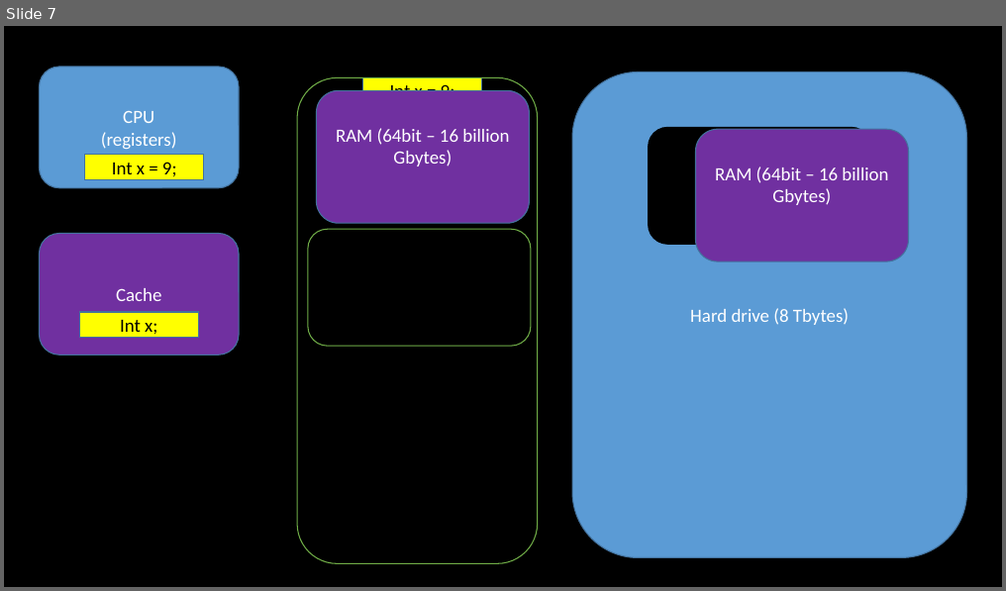
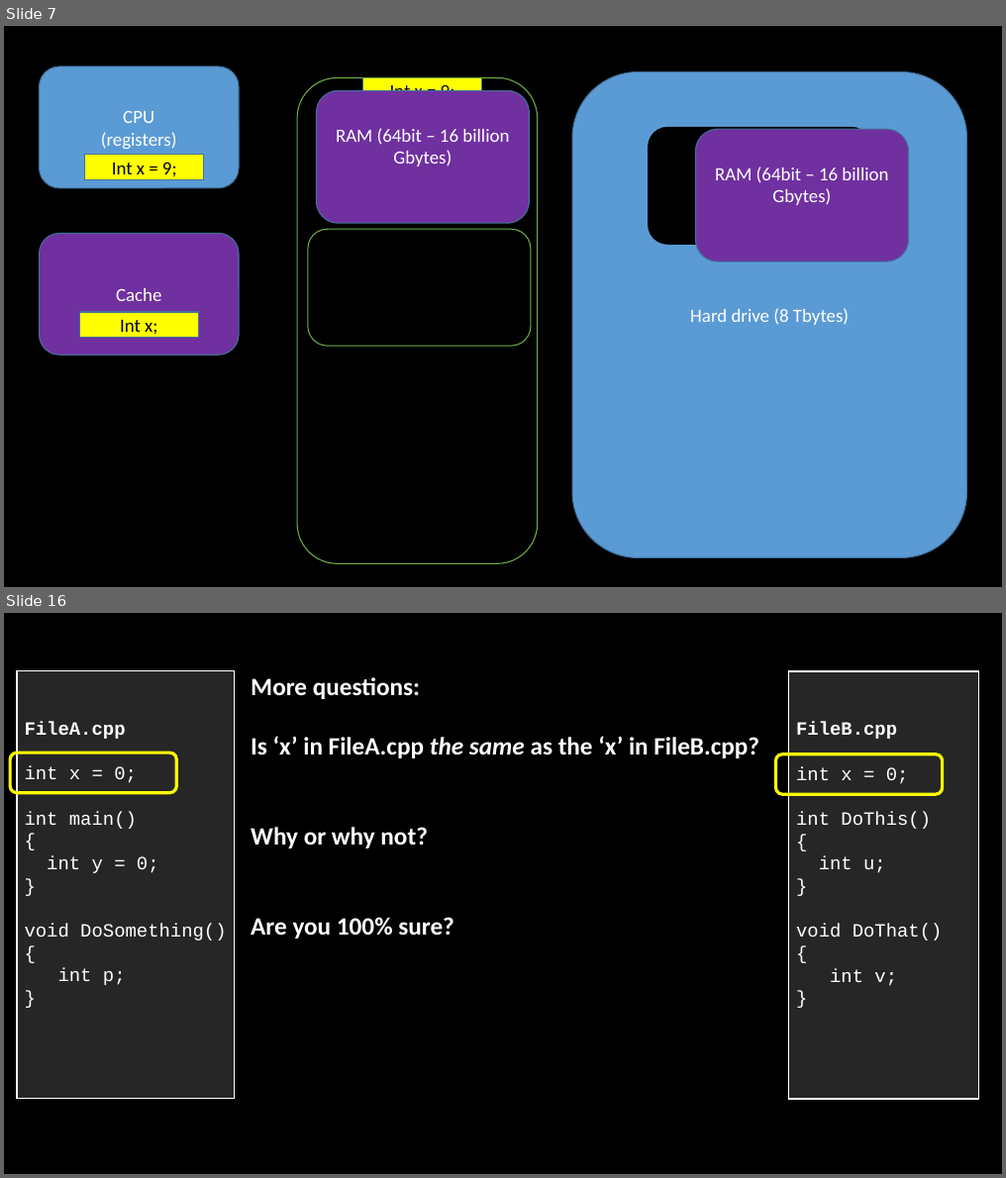
Before and after one commit to Valpz1130/1156_W2021, a slide deck: Day to Day/W05-6 (February 16+18)/W06_Functions_Methods_passing_returning.pptx. Shown one above the other, each under a label of ours: slide 7 before the commit, slides 7 and 16 after it; the slides between them are not shown. The pictures are 1006x591 and 1006x1178 pixels, drawn with LibreOffice and Linux fonts; fonts in the diff are those of the drawing. Boxes give left, top, right and bottom in pixels: in the first picture for what was removed or moved away, otherwise in the second. Text is boxed around its words. In the diff, an @@ line names an element or a change of style, - is before the commit and + after.

```diff
--- a/Day to Day/W05-6 (February 16+18)/W06_Functions_Methods_passing_returning.pptx
+++ b/Day to Day/W05-6 (February 16+18)/W06_Functions_Methods_passing_returning.pptx
@@ slide 16 added at (4, 613, 1002, 1174), background #000000 @@
@@ rectangle added at (17, 671, 234, 1099), fill #262626, outline #FFFFFF 1.5 pt, 18 pt, text #FFFFFF @@
+FileA.cpp
+int x = 0;
+int main()
+{
+int y = 0;
+}
+void DoSomething()
+{
+int p;
+}
@@ rectangle added at (788, 671, 979, 1099), fill #262626, outline #FFFFFF 1.5 pt, 18 pt, text #FFFFFF @@
+FileB.cpp
+int x = 0;
+int DoThis()
+{
+int u;
+}
+void DoThat()
+{
+int v;
+}
@@ text added at (251, 677, 759, 939), 24 pt, text #FFFFFF, bold @@
+More questions:
+Is ‘x’ in FileA.cpp the same as the ‘x’ in FileB.cpp?
+Why or why not?
+Are you 100% sure?
@@ rounded rectangle added at (10, 753, 176, 793), outline #FFFF00 3 pt @@
@@ rounded rectangle added at (776, 755, 943, 795), outline #FFFF00 3 pt @@
```
Also in this commit, not shown: 21 other slides added, 12 other files.
